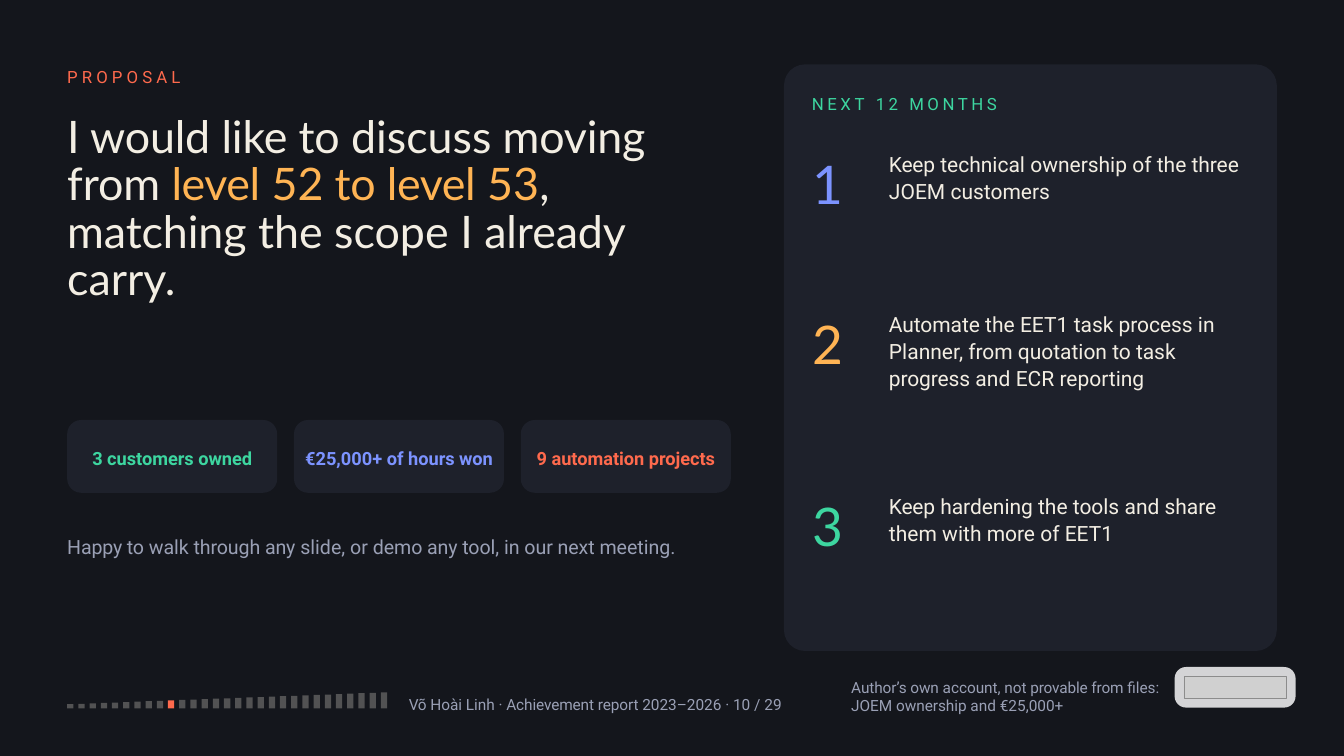
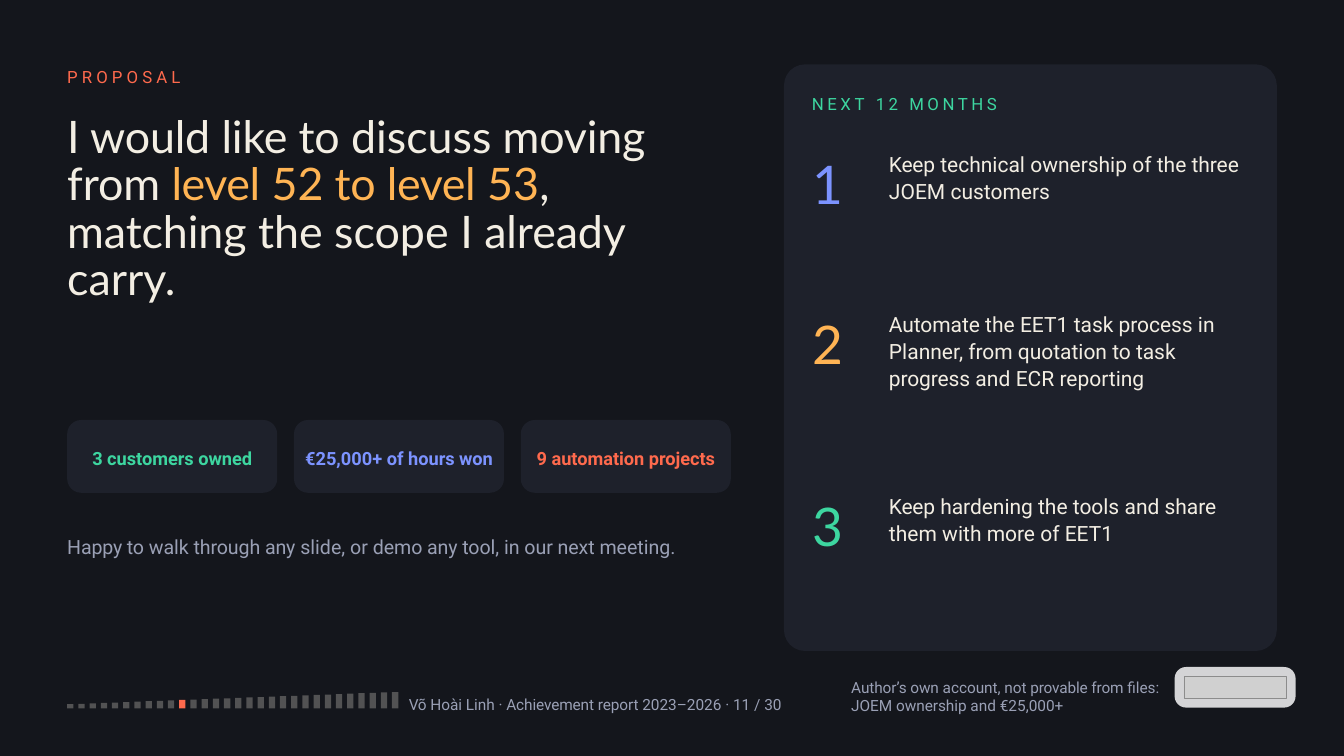
Before and after one commit to vohoailinh90/Multiple-report, a slide deck: slide 11 of reports/achievement-2023-2026/Linh_Vo_3-Year_Achievement_Report.pptx (slide 10 before the commit). Drawn at 1344x756 pixels with LibreOffice and Linux fonts; fonts in the diff are those of the drawing; grey boxes stand for pictures. Boxes give left, top, right and bottom in pixels: in the first picture for what was removed or moved away, otherwise in the second. Text is boxed around its words. In the diff, an @@ line names an element or a change of style, - is before the commit and + after.

```diff
--- a/reports/achievement-2023-2026/Linh_Vo_3-Year_Achievement_Report.pptx
+++ b/reports/achievement-2023-2026/Linh_Vo_3-Year_Achievement_Report.pptx
@@ rectangle at <box>168,700,174,708</box>: fill #FF6A4D to #F3EEE3 at 28% opacity @@
@@ rectangle at <box>179,700,185,708</box>: fill #F3EEE3 at 28% opacity to #FF6A4D @@
@@ rectangle added at <box>392,692,398,708</box>, fill #F3EEE3 at 28% opacity @@
@@ text at <box>409,698,781,713</box>: text changed @@
-Võ Hoài Linh · Achievement report 2023–2026 · 10 / 29
+Võ Hoài Linh · Achievement report 2023–2026 · 11 / 30
```
Also in this commit, not shown: 27 other slides changed, 1 slide added, 2 other files.
